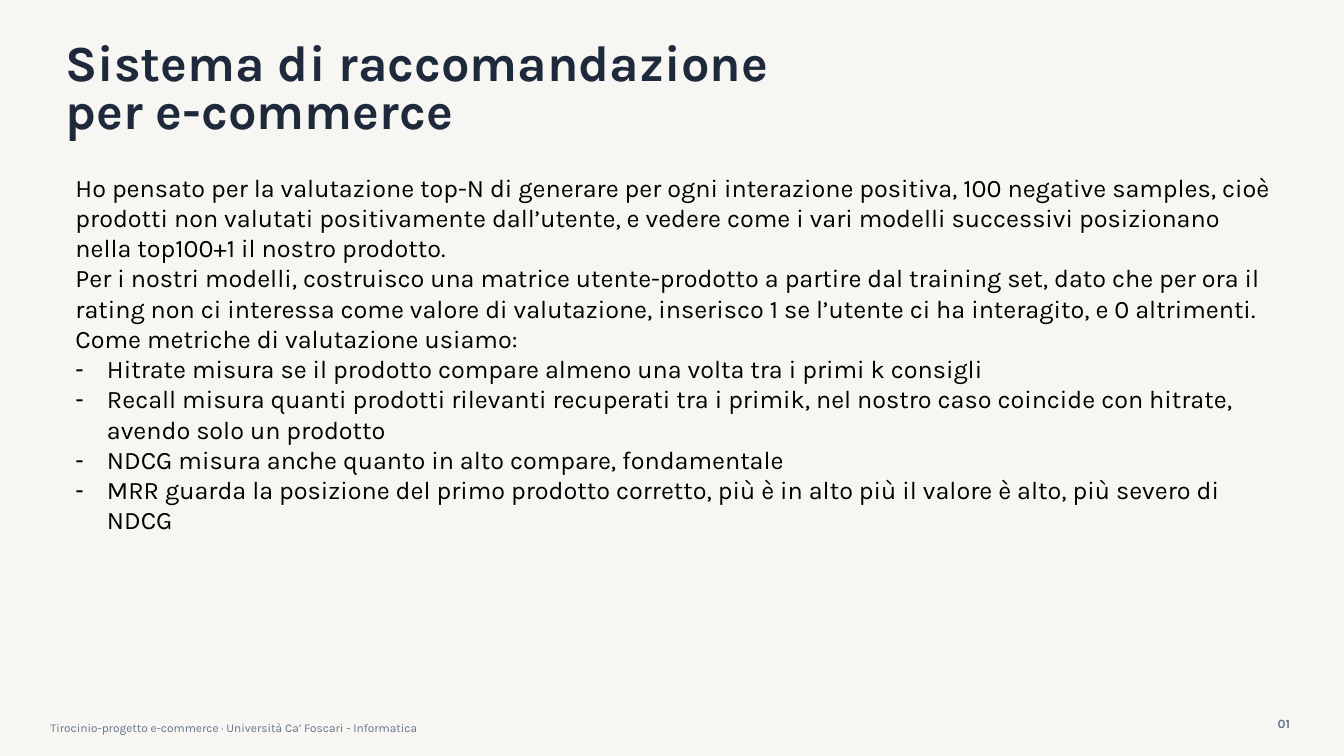
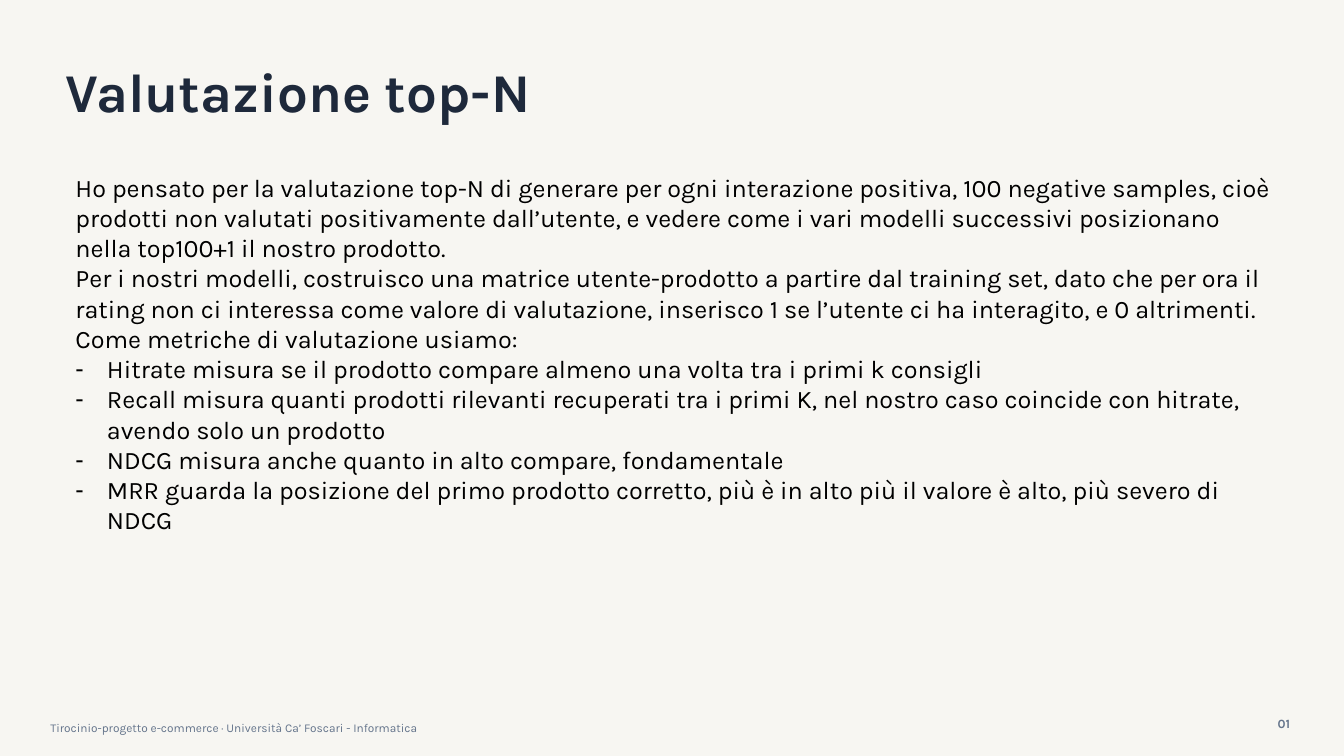
Before and after one commit to arsid2828/Tesi-ecommerce, a slide deck: slide 4 of PPT/HociaArsid-tirocinio-aggiornamento2.pptx. Drawn at 1344x756 pixels with LibreOffice and Linux fonts; fonts in the diff are those of the drawing. Boxes give left, top, right and bottom in pixels: in the first picture for what was removed or moved away, otherwise in the second. Text is boxed around its words. In the diff, an @@ line names an element or a change of style, - is before the commit and + after.

```diff
--- a/PPT/HociaArsid-tirocinio-aggiornamento2.pptx
+++ b/PPT/HociaArsid-tirocinio-aggiornamento2.pptx
@@ text at (x1=65, y1=73, x2=530, y2=125): text changed; size 36.1 to 39 pt @@
-Sistema di raccomandazione
-per e-commerce
+Valutazione top-N
@@ text at (x1=107, y1=390, x2=1239, y2=445): text changed @@
-– Recall misura quanti prodotti rilevanti recuperati tra i primik, nel nostro caso coincide con hitrate, avendo solo un prodotto
+– Recall misura quanti prodotti rilevanti recuperati tra i primi K, nel nostro caso coincide con hitrate, avendo solo un prodotto
```
Also in this commit, not shown: 7 other slides changed, 1 other file.
